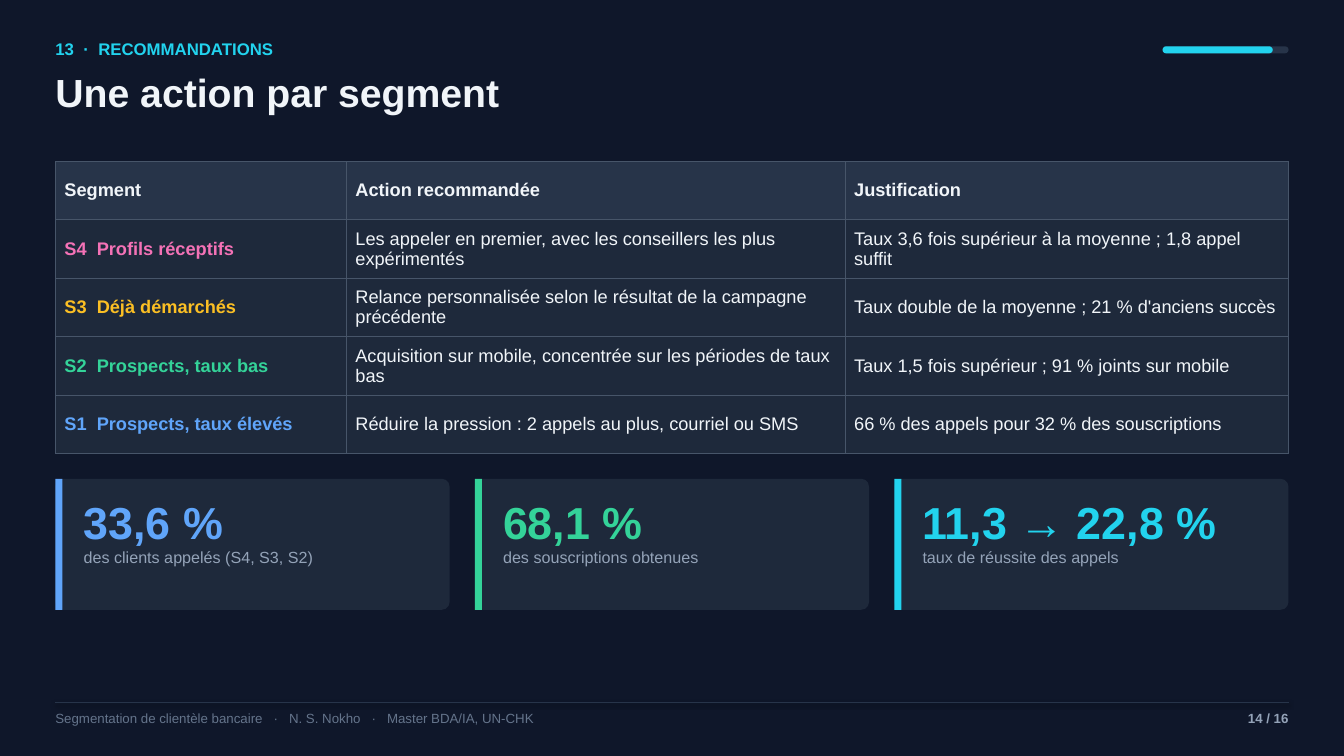
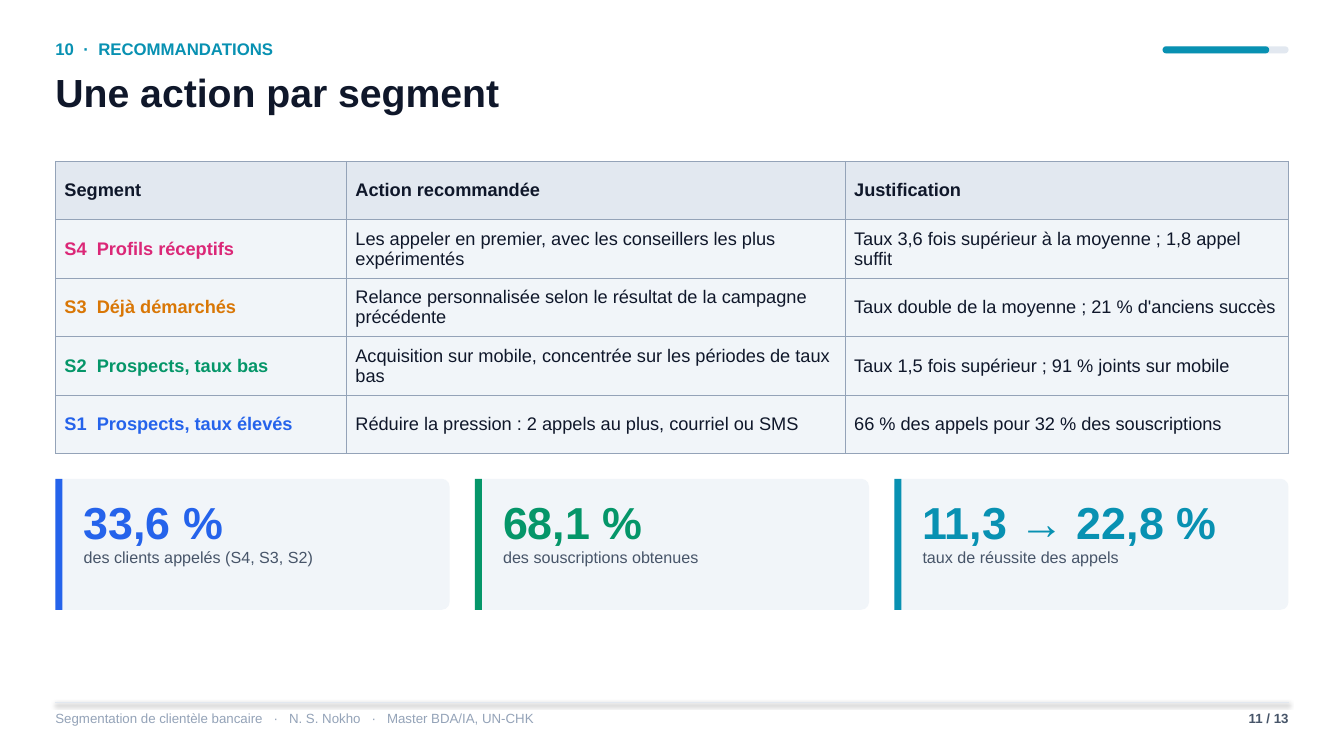
Before and after one commit to Nokho11/segmentation-bancaire, a slide deck: slide 11 of soutenance/soutenance_segmentation_bancaire.pptx (slide 14 before the commit). Drawn at 1344x756 pixels with LibreOffice and Linux fonts; fonts in the diff are those of the drawing. Boxes give left, top, right and bottom in pixels: in the first picture for what was removed or moved away, otherwise in the second. Text is boxed around its words. In the diff, an @@ line names an element or a change of style, - is before the commit and + after.

Commit message:
Soutenance sur fond blanc en 13 diapositives, application enrichie, relecture finale
- Application : distances aux centres, alerte client atypique (Isolation Forest),
  affectation par lot d'un fichier CSV (format UCI) avec export, onglet des segments
- Corrections de cohérence (accords entre méthodes, K-prototypes à k = 4)

```diff
--- a/soutenance/soutenance_segmentation_bancaire.pptx
+++ b/soutenance/soutenance_segmentation_bancaire.pptx
@@ background #0F172A to #FFFFFF @@
@@ text at (55, 43, 273, 55): text changed; text colour #22D3EE to #0891B2 @@
-13 · RECOMMANDATIONS
+10 · RECOMMANDATIONS
@@ rounded rectangle at (1163, 46, 1289, 53): fill #273449 to #E2E8F0 @@
@@ rounded rectangle at (1163, 46, 1269, 53): fill #22D3EE to #0891B2 @@
@@ text "Une action par segment" at (55, 78, 499, 115): text colour #F1F5F9 to #0F172A @@
@@ table at (55, 161, 1290, 454) @@
@@ fill #273449 to #E2E8F0 in row 1 @@
@@ fill #1E293B to #F1F5F9 in 12 cells @@
@@ text colour #F1F5F9 to #0F172A in "Segment", "Action recommandée", "Justification", "Les appeler en premier, avec les conseillers ..." and 7 more places @@
@@ text colour #F472B6 to #DB2777 in "S4 Profils réceptifs" @@
@@ text colour #FBBF24 to #D97706 in "S3 Déjà démarchés" @@
@@ text colour #34D399 to #059669 in "S2 Prospects, taux bas" @@
@@ text colour #60A5FA to #2563EB in "S1 Prospects, taux élevés" @@
@@ borders changed @@
@@ rectangle at (55, 479, 63, 610): fill #60A5FA to #2563EB @@
@@ rectangle at (475, 479, 482, 610): fill #34D399 to #059669 @@
@@ fill #1E293B to #F1F5F9 in 3 elements at (55, 479, 450, 610), (475, 479, 869, 610), (894, 479, 1289, 610) @@
@@ rectangle at (894, 479, 901, 610): fill #22D3EE to #0891B2 @@
@@ text "33,6 %" at (84, 507, 171, 546): text colour #60A5FA to #2563EB @@
@@ text "68,1 %" at (503, 507, 590, 546): text colour #34D399 to #059669 @@
@@ text "11,3 → 22,8 %" at (923, 507, 1164, 546): text colour #22D3EE to #0891B2 @@
@@ text colour #94A3B8 to #475569 in 3 elements at (84, 551, 313, 567), (503, 551, 698, 567), (923, 551, 1118, 567) @@
@@ text "Segmentation de clientèle bancaire · ..." at (55, 713, 534, 726): text colour #64748B to #94A3B8 @@
@@ line (55, 703) - (1289, 703): stroke #273449 0.75 pt to #E2E8F0 0.75 pt @@
@@ text at (1249, 713, 1289, 723): text changed; text colour #94A3B8 to #475569 @@
-14 / 16
+11 / 13
```
Also in this commit, not shown: 12 other slides changed, 3 slides removed, 7 other files.
